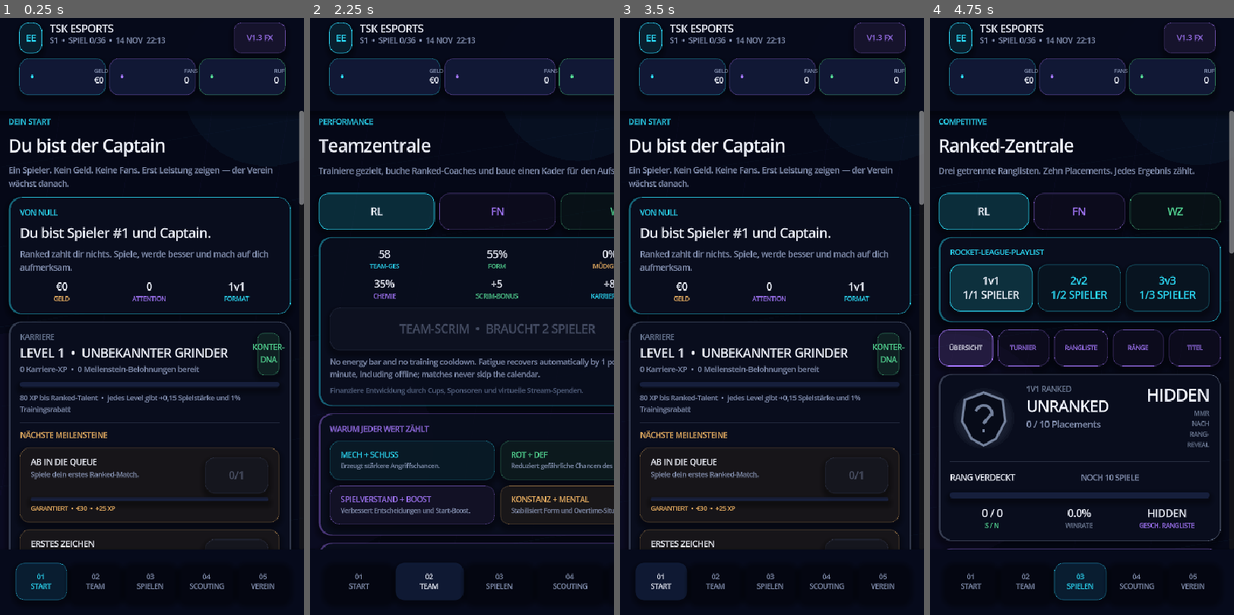
Above: before the commit, frames 1-4 (left to right).
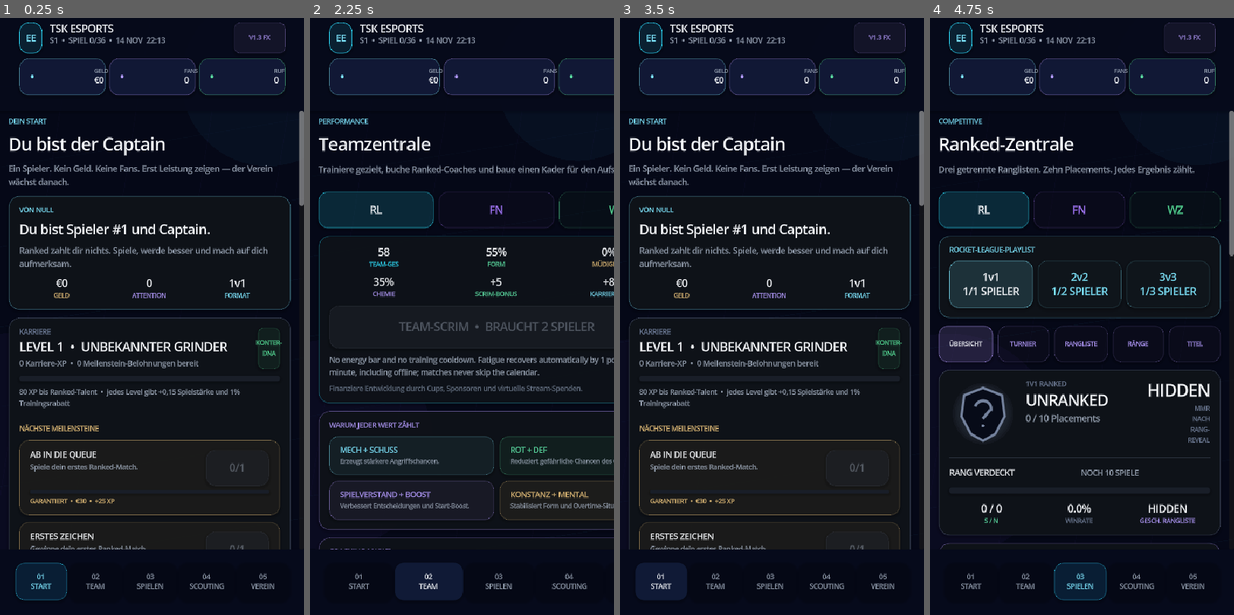
Above: after the commit, the same moments.

Repository: JasonTSKowner/E-Sport-Empire
Game: Godot game, scene res://scenes/Main.tscn
The game is run twice, just before and just after one commit, with the same random seed, the same clock (stepped at 60 frames per second) and the same inputs.
Inputs:
- Up to frame 1 (0.25 s): no input
- Up to frame 2 (2.25 s): click "01 START" at 0.5 s; click "01 START" at 1.25 s; click "02 TEAM" at 2 s
- Up to frame 3 (3.5 s): click "01 START" at 2.75 s
- Up to frame 4 (4.75 s): click "03 SPIELEN" at 3.5 s; click "RL" at 4.25 s

The runs differ from the first frame. In frame 1, 12% of the frame differs, in the area x 2-100%, y 0-97%; in frame 2, 12%, in the area x 2-100%, y 2-98%; in frame 3, 12%; in frame 4, 11%.

Commit message:
v1.4: replace neon prototype styling with premium design system

Diff:
--- a/scripts/ui_kit.gd
+++ b/scripts/ui_kit.gd
@@ -1,18 +1,18 @@
 class_name EmpireUI
 extends RefCounted
 
-const BG := Color("050817")
-const SURFACE := Color("0c1228")
-const SURFACE_2 := Color("111a35")
-const SURFACE_3 := Color("172140")
-const TEXT := Color("f3f6ff")
-const MUTED := Color("8d9abb")
-const DIM := Color("596887")
-const CYAN := Color("2de2ff")
-const PURPLE := Color("a779ff")
-const GREEN := Color("58e39b")
-const RED := Color("ff647c")
-const GOLD := Color("ffbf69")
+const BG := Color("070A0F")
+const SURFACE := Color("0F141C")
+const SURFACE_2 := Color("141B25")
+const SURFACE_3 := Color("1B2430")
+const TEXT := Color("F5F7FA")
+const MUTED := Color("98A3B3")
+const DIM := Color("647082")
+const CYAN := Color("7FE7FF")
+const PURPLE := Color("B59CFF")
+const GREEN := Color("5DE1A5")
+const RED := Color("FF6B7A")
+const GOLD := Color("E8C17A")
 
 
 static func box(
@@ -33,25 +33,23 @@
 	style.content_margin_right = 16.0
 	style.content_margin_top = 14.0
 	style.content_margin_bottom = 14.0
-	style.shadow_color = Color(0.0, 0.0, 0.0, 0.34)
-	style.shadow_size = 9
-	style.shadow_offset = Vector2(0.0, 5.0)
+	style.shadow_color = Color(0.0, 0.0, 0.0, 0.20)
+	style.shadow_size = 4
+	style.shadow_offset = Vector2(0.0, 2.0)
 	style.anti_aliasing = true
 	return style
 
 
 static func card(accent: Color = Color.TRANSPARENT) -> PanelContainer:
 	var panel := PanelContainer.new()
-	var border := Color(0.24, 0.34, 0.62, 0.28)
+	var border := Color(0.55, 0.63, 0.72, 0.12)
 	if accent.a > 0.0:
-		border = Color(accent.r, accent.g, accent.b, 0.42)
-	var style := box(Color(0.035, 0.052, 0.115, 0.97), 18, border, 1)
-	style.content_margin_left = 17.0
-	style.content_margin_right = 17.0
-	style.content_margin_top = 16.0
-	style.content_margin_bottom = 16.0
-	if accent.a > 0.0:
-		style.border_width_left = 3
+		border = Color(accent.r, accent.g, accent.b, 0.18)
+	var style := box(Color(0.055, 0.071, 0.094, 0.98), 16, border, 1)
+	style.content_margin_left = 16.0
+	style.content_margin_right = 16.0
+	style.content_margin_top = 15.0
+	style.content_margin_bottom = 15.0
 	panel.add_theme_stylebox_override("panel", style)
 	panel.size_flags_horizontal = Control.SIZE_EXPAND_FILL
 	panel.mouse_filter = Control.MOUSE_FILTER_PASS
@@ -64,8 +62,7 @@
 	node.add_theme_font_size_override("font_size", size)
 	node.add_theme_color_override("font_color", color)
 	if weight >= 700:
-		node.add_theme_constant_override("outline_size", 1)
-		node.add_theme_color_override("font_outline_color", Color(0.0, 0.0, 0.0, 0.24))
+		node.add_theme_constant_override("outline_size", 0)
 	# Never fall back to character-by-character wrapping on narrow phones.
 	# Long copy wraps only at word boundaries throughout the app.
 	node.autowrap_mode = TextServer.AUTOWRAP_WORD
@@ -79,8 +76,8 @@
 
 
 static func overline(text: String, color: Color = CYAN) -> Label:
-	var node := label(text.to_upper(), 11, color, 800)
-	node.add_theme_constant_override("letter_spacing", 2)
+	var node := label(text.to_upper(), 10, color, 800)
+	node.add_theme_constant_override("letter_spacing", 1)
 	return node
 
 
@@ -100,16 +97,16 @@
 	node.add_theme_color_override("font_hover_color", TEXT)
 	node.add_theme_color_override("font_pressed_color", TEXT)
 	node.add_theme_color_override("font_disabled_color", Color(MUTED.r, MUTED.g, MUTED.b, 0.45))
-	var normal_color := Color(accent.r, accent.g, accent.b, 0.18 if filled else 0.055)
-	var normal_border := Color(accent.r, accent.g, accent.b, 0.78 if filled else 0.30)
-	var normal := box(normal_color, 14, normal_border, 1)
+	var normal_color := Color(accent.r, accent.g, accent.b, 0.16 if filled else 0.035)
+	var normal_border := Color(accent.r, accent.g, accent.b, 0.44 if filled else 0.16)
+	var normal := box(normal_color, 13, normal_border, 1)
 	normal.content_margin_left = 16.0
 	normal.content_margin_right = 16.0
-	var hover := box(Color(accent.r, accent.g, accent.b, 0.24), 14, Color(accent.r, accent.g, accent.b, 0.92), 1)
-	var pressed := box(Color(accent.r, accent.g, accent.b, 0.34), 12, accent.lightened(0.10), 2)
-	pressed.content_margin_top = 16.0
-	pressed.content_margin_bottom = 12.0
-	var disabled := box(Color(0.15, 0.18, 0.28, 0.25), 14, Color(0.3, 0.34, 0.46, 0.22), 1)
+	var hover := box(Color(accent.r, accent.g, accent.b, 0.12), 13, Color(accent.r, accent.g, accent.b, 0.34), 1)
+	var pressed := box(Color(accent.r, accent.g, accent.b, 0.20), 12, Color(accent.r, accent.g, accent.b, 0.54), 1)
+	pressed.content_margin_top = 15.0
+	pressed.content_margin_bottom = 13.0
+	var disabled := box(Color(0.16, 0.18, 0.22, 0.38), 13, Color(0.35, 0.38, 0.44, 0.10), 1)
 	node.add_theme_stylebox_override("normal", normal)
 	node.add_theme_stylebox_override("hover", hover)
 	node.add_theme_stylebox_override("pressed", pressed)
@@ -128,7 +125,7 @@
 	bar.show_percentage = false
 	bar.mouse_filter = Control.MOUSE_FILTER_IGNORE
 	bar.custom_minimum_size.y = height
-	var background := box(Color(0.10, 0.14, 0.27, 0.82), int(height / 2.0))
+	var background := box(Color(0.10, 0.12, 0.16, 0.95), int(height / 2.0))
 	background.content_margin_left = 0.0
 	background.content_margin_right = 0.0
 	background.content_margin_top = 0.0
@@ -143,6 +140,41 @@
 	return bar
 
 
+static func hero(accent: Color = CYAN) -> PanelContainer:
+	var panel := PanelContainer.new()
+	panel.size_flags_horizontal = Control.SIZE_EXPAND_FILL
+	var style := box(Color(0.062, 0.078, 0.102, 0.99), 20, Color(accent.r, accent.g, accent.b, 0.20), 1)
+	style.content_margin_left = 18.0
+	style.content_margin_right = 18.0
+	style.content_margin_top = 18.0
+	style.content_margin_bottom = 18.0
+	style.shadow_size = 7
+	style.shadow_color = Color(0, 0, 0, 0.24)
+	panel.add_theme_stylebox_override("panel", style)
+	return panel
+
+
+static func metric_tile(caption: String, value: String, accent: Color = CYAN) -> PanelContainer:
+	var panel := PanelContainer.new()
+	panel.size_flags_horizontal = Control.SIZE_EXPAND_FILL
+	var style := box(Color(0.075, 0.09, 0.115, 0.96), 12, Color(0.55, 0.62, 0.72, 0.10), 1)
+	style.content_margin_left = 10.0
+	style.content_margin_right = 10.0
+	style.content_margin_top = 9.0
+	style.content_margin_bottom = 9.0
+	panel.add_theme_stylebox_override("panel", style)
+	var box_node := VBoxContainer.new()
+	box_node.add_theme_constant_override("separation", 2)
+	var value_label := label(value, 15 if value.length() < 10 else 12, TEXT, 800)
+	value_label.horizontal_alignment = HORIZONTAL_ALIGNMENT_CENTER
+	var caption_label := label(caption.to_upper(), 8, Color(accent.r, accent.g, accent.b, 0.88), 800)
+	caption_label.horizontal_alignment = HORIZONTAL_ALIGNMENT_CENTER
+	box_node.add_child(value_label)
+	box_node.add_child(caption_label)
+	panel.add_child(box_node)
+	return panel
+
+
 static func separator(color: Color = Color(0.28, 0.38, 0.62, 0.2)) -> HSeparator:
 	var line := HSeparator.new()
 	var style := StyleBoxFlat.new()
@@ -184,7 +216,7 @@
 	panel.size_flags_horizontal = Control.SIZE_EXPAND_FILL
 	panel.add_theme_stylebox_override(
 		"panel",
-		box(Color(0.08, 0.12, 0.25, 0.88), 15, Color(accent.r, accent.g, accent.b, 0.24), 1)
+		box(Color(0.075, 0.09, 0.115, 0.98), 13, Color(accent.r, accent.g, accent.b, 0.13), 1)
 	)
 	var content := VBoxContainer.new()
 	content.add_theme_constant_override("separation", 2)
@@ -204,13 +236,13 @@
 	panel.add_theme_stylebox_override(
 		"panel",
 		box(
-			Color(accent.r, accent.g, accent.b, 0.11),
-			10,
-			Color(accent.r, accent.g, accent.b, 0.28),
+			Color(accent.r, accent.g, accent.b, 0.08),
+			8,
+			Color(accent.r, accent.g, accent.b, 0.16),
 			1
 		)
 	)
-	var tag := label(text.to_upper(), 11, accent, 800)
+	var tag := label(text.to_upper(), 9, accent, 800)
 	tag.horizontal_alignment = HORIZONTAL_ALIGNMENT_CENTER
 	panel.add_child(tag)
 	return panel
